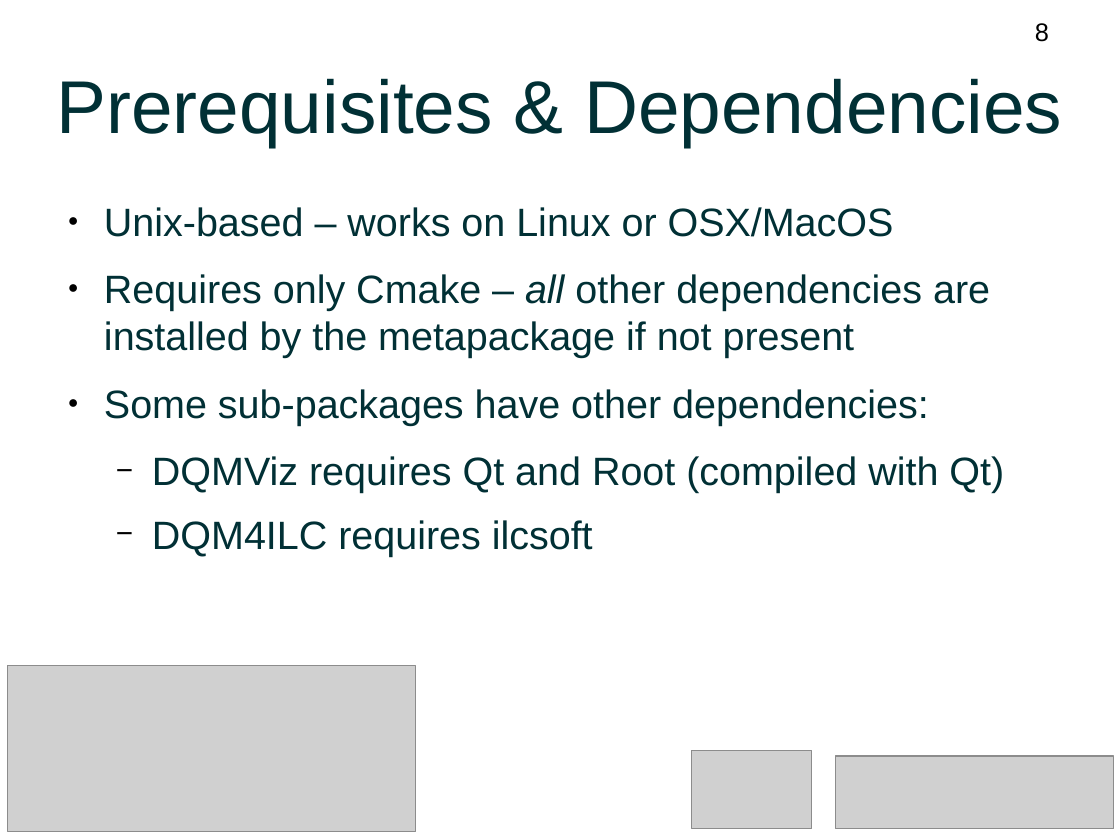
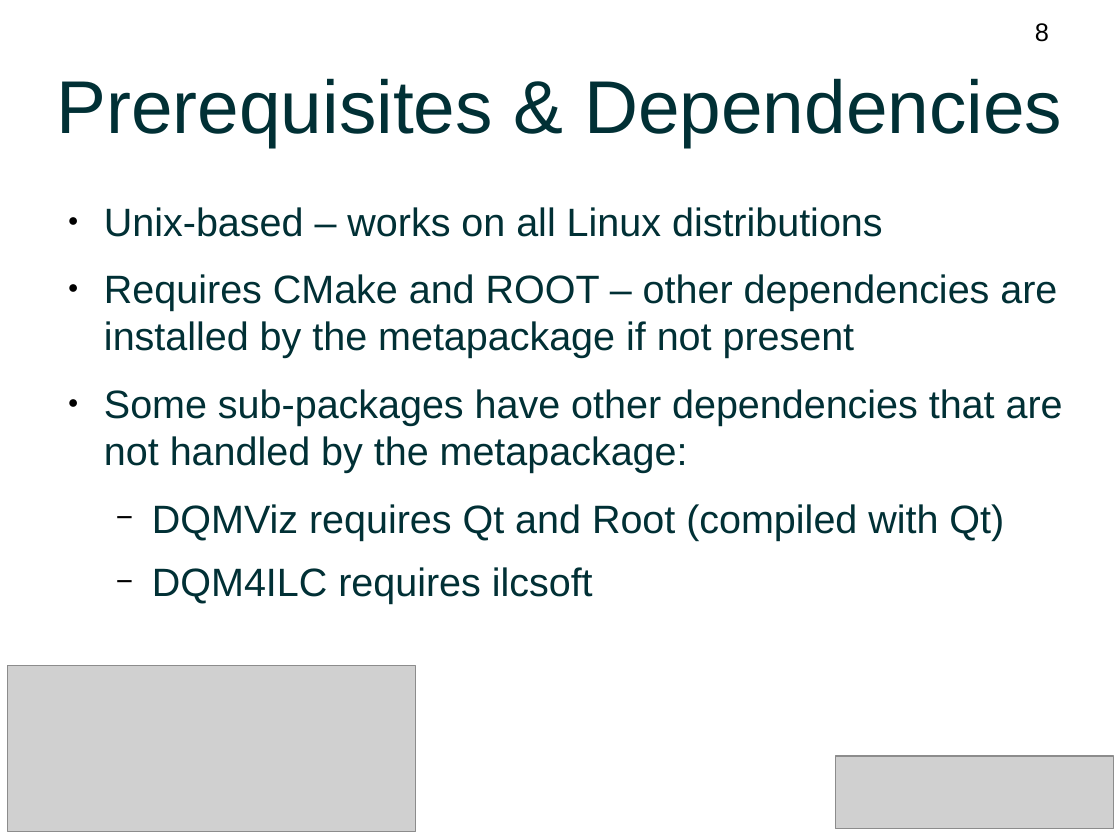
Before and after one commit to DQM4HEP/DQM4HEP-Workshop, a slide deck: slide 8 of BTTB2017-materials/Tutorial.odp. Drawn at 1120x840 pixels with LibreOffice and Linux fonts; fonts in the diff are those of the drawing; grey boxes stand for pictures. Boxes give left, top, right and bottom in pixels: in the first picture for what was removed or moved away, otherwise in the second. Text is boxed around its words. In the diff, an @@ line names an element or a change of style, - is before the commit and + after.

```diff
--- a/BTTB2017-materials/Tutorial.odp
+++ b/BTTB2017-materials/Tutorial.odp
@@ text at box(104, 207, 1063, 473): text changed @@
-● Unix-based – works on Linux or OSX/MacOS
-● Requires only Cmake – all other dependencies are installed by the metapackage if not present
-● Some sub-packages have other dependencies:
+● Unix-based – works on all Linux distributions
+● Requires CMake and ROOT – other dependencies are installed by the metapackage if not present
+● Some sub-packages have other dependencies that are not handled by the metapackage:
@@ picture removed at box(692, 751, 812, 829) @@
```
Also in this commit, not shown: 61 other slides changed, 7 slides added, 1 slide removed.
